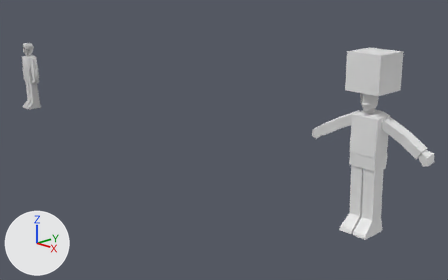
The Blender file Avatar Model.blend, before and after one commit.
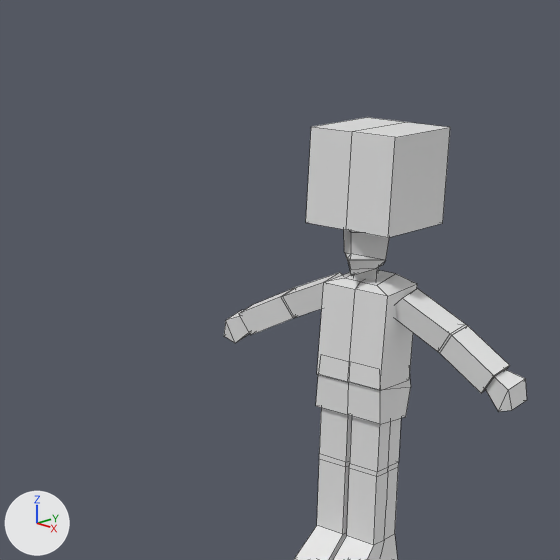
Old and new are each drawn whole from a camera (50 mm lens) standing at (4.19, -6.44, 3.42) and looking at (-3.34, 0.65, 0.37) and again close up on the part from 49% to 100% of the width and 0% to 81% of the height. Every picture has the same lights, and +X, +Y and +Z are marked at lower left. The last two pictures show the newer version. The close-ups show mesh edges as thin lines.

Names of what the first close-up shows: 'Avatar - Arms', 'Avatar - Legs', 'Avatar - Torso', 'Avatar - Waist', 'Cube', 'Plane' and 1 more.
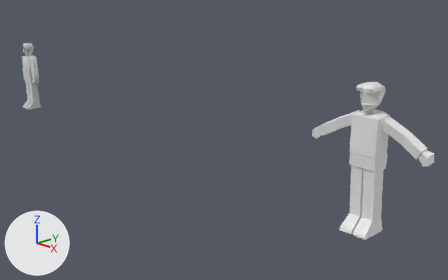
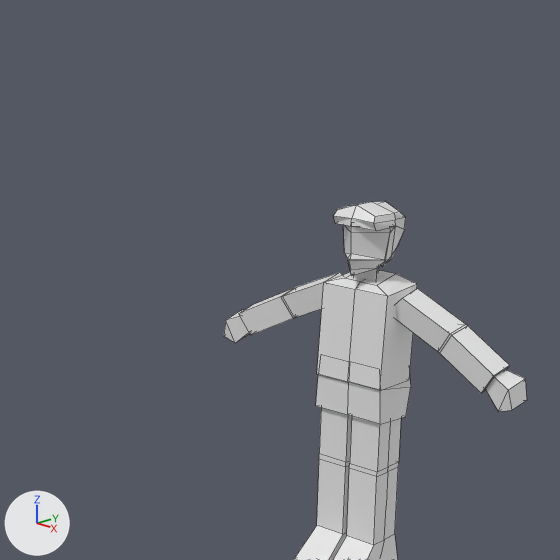
Boxes (x1, y1, x2, y2) around the edits, measured in the close-ups (560 x 560 px):
'Cube', reshaped: before (306, 117, 450, 238); after (334, 201, 406, 231)
'Plane', reshaped: before (344, 230, 390, 276); after (343, 225, 404, 276)
part 1 of me_plane, reshaped: before (350, 231, 385, 268); after (345, 225, 404, 268)

The change, as a list of edits to the scene's bpy script:
```text
Change me_plane:
    used by ob_plane; location = (0.0, 0.0, 0.0)
    remove me_plane.from_pydata(...)  # 16 vertices, 11 faces; spans x 0.0..0.142, y -0.211..0.0, z 1.611..1.881
    add me_plane.from_pydata(...)  # 38 vertices, 22 faces; spans x 0.0..0.147, y -0.211..0.096, z 1.611..1.881
    me_plane part 1
    2 vertices are removed from x 0.0..0.142, y -0.063..0.0, z 1.627..1.881
    3 faces are deleted
    24 vertices are added at x 0.0..0.147, y -0.063..0.096, z 1.641..1.881
    14 new faces join them
Change me_cube:
    used by ob_cube; location = (0.0, 0.0, 0.0)
    remove me_cube.from_pydata(...)  # 8 vertices, 4 faces; spans x 0.0..0.238, y -0.238..0.238, z 1.851..2.328
    add me_cube.from_pydata(...)  # 20 vertices, 13 faces; spans x 0.0..0.148, y -0.2..0.129, z 1.653..1.965
    me_cube part 2: the whole mesh is rebuilt
```
